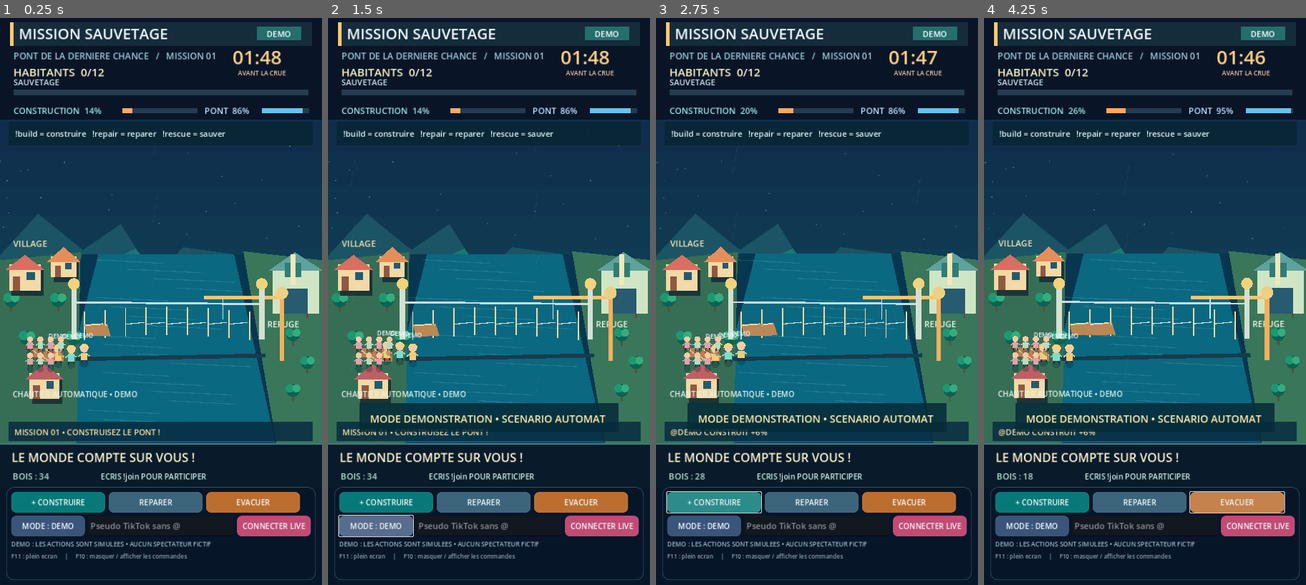
Above: before the commit, frames 1-4 (left to right).
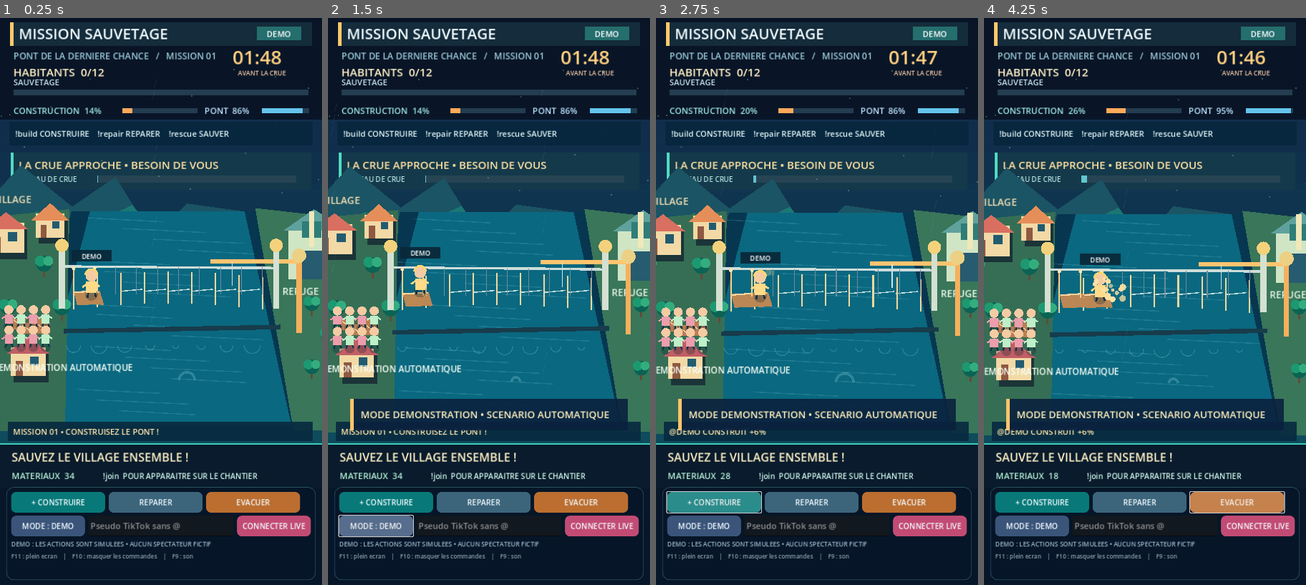
Above: after the commit, the same moments.

Repository: Hsergo/LIVE-BATTLES
Game: Godot game, scene res://main.tscn
Same seed, same stepped clock (60 frames per second), same inputs: the game is played once before the commit and once after it.
Inputs:
- Up to frame 1 (0.25 s): no input
- Up to frame 2 (1.5 s): click "MODE : DEMO" at 0.5 s; click "MODE : LIVE" at 1.25 s
- Up to frame 3 (2.75 s): click "+ CONSTRUIRE" at 2 s
- Up to frame 4 (4.25 s): click "REPARER" at 2.75 s; click "EVACUER" at 3.5 s

The runs differ from the first frame. In frame 1, 24% of the frame differs, in the area x 0-100%, y 8-96%; in frame 2, 26%; in frame 3, 26%; in frame 4, 26%, in the area x 0-100%, y 9-96%.

Commit message:
feat(rescue): camera immersive, grosses animations, eau montante, effets et design stream

Diff:
--- a/rescue/game/scripts/main.gd
+++ b/rescue/game/scripts/main.gd
@@ -37,6 +37,11 @@
 var last_progress := 0.0
 var last_saved := 0
 var last_strength := 0.0
+var fx: Array[Dictionary] = []
+var shake := 0.0
+var music: Node
+var live_auto_hide := false
+var hint_flash := 0.0
 
 func _ready() -> void:
 	randomize()
@@ -46,6 +51,8 @@
 	last_strength = float(state.get("strength"))
 	for i in range(32):
 		twinkle.append(Vector2(randf_range(0, WIDTH),randf_range(255,515)))
+	music = load("res://scripts/audio_fx.gd").new()
+	add_child(music)
 	_build_controls()
 	_open_socket()
 	set_process(true)
@@ -64,6 +71,13 @@
 	bridge_wave += d
 	ui_clock += d
 	flash = maxf(0,flash-d*2.0)
+	shake = maxf(0.0, shake-d*1.8)
+	for item in fx.duplicate():
+		item["time"] = float(item["time"])-d
+		item["pos"] = item["pos"]+item["velocity"]*d
+		item["velocity"] = item["velocity"]*0.96
+		if float(item["time"]) <= 0.0:
+			fx.erase(item)
 	banner_life = maxf(0,banner_life-d)
 	if helicopter_active:
 		helicopter_time += d
@@ -86,6 +100,9 @@
 		if int(e.get("id",0)) != last_event:
 			last_event = int(e.get("id",0))
 			var kind := str(e.get("kind",""))
+			_visual_event(e)
+			if music != null:
+				music.call("play_effect", kind)
 			if kind in ["gift","power"]:
 				helicopter_active = true
 				helicopter_time = 0.0
@@ -121,6 +138,10 @@
 		return
 	if str(packet.get("type","")) == "status":
 		status_tiktok = str(packet.get("message","")).substr(0,90)
+		if game_mode == "LIVE" and status_tiktok.begins_with("TIKTOK LIVE CONNECTE") and not live_auto_hide:
+			admin_visible = false
+			live_auto_hide = true
+			_update_controls()
 		return
 	if str(packet.get("type","")) != "event":
 		return
@@ -141,11 +162,13 @@
 func _switch_mode() -> void:
 	if game_mode == "DEMO":
 		game_mode = "LIVE"
+		live_auto_hide = false
 		state.call("configure",false)
 		banner = "MODE LIVE : AUCUN JOUEUR FICTIF"
 		banner_life = 3.0
 	else:
 		game_mode = "DEMO"
+		admin_visible = true
 		state.call("configure",true)
 		banner = "MODE DEMONSTRATION • SCENARIO AUTOMATIQUE"
 		banner_life = 3.0
@@ -237,7 +260,7 @@
 	status_label.autowrap_mode = TextServer.AUTOWRAP_WORD_SMART
 	stack.add_child(status_label)
 	var hint := Label.new()
-	hint.text = "F11 : plein ecran     |     F10 : masquer / afficher les commandes"
+	hint.text = "F11 : plein ecran    |    F10 : masquer les commandes    |    F9 : son"
 	hint.add_theme_font_size_override("font_size",13)
 	hint.add_theme_color_override("font_color",Color("#8c9dac"))
 	stack.add_child(hint)
@@ -261,6 +284,9 @@
 	if event.keycode == KEY_F10:
 		admin_visible = not admin_visible
 		_update_controls()
+	elif event.keycode == KEY_F9:
+		if music != null:
+			music.call("toggle_sound")
 	elif event.keycode == KEY_F11:
 		var window := get_window()
 		window.mode = Window.MODE_WINDOWED if window.mode == Window.MODE_FULLSCREEN else Window.MODE_FULLSCREEN
@@ -282,22 +308,31 @@
 func _draw() -> void:
 	_draw_base()
 	_draw_header()
-	draw_set_transform(Vector2(sin(clock*0.38)*3.0,cos(clock*0.22)*2.0),0.0,Vector2.ONE)
+	_draw_emergency_card()
+	var zoom := 1.14 + sin(clock*0.18)*0.013
+	var camera_pan := Vector2(
+		-50.0 + sin(clock*0.34)*2.6 + randf_range(-shake,shake)*11.0,
+		-169.0 + sin(clock*0.23)*2.2 + randf_range(-shake,shake)*8.0
+	)
+	draw_set_transform(camera_pan,0.0,Vector2(zoom,zoom))
 	_draw_landscape()
 	_draw_village()
 	_draw_bridge()
+	_draw_bridge_detail()
 	_draw_people()
 	_draw_weather()
+	_draw_fx()
 	draw_set_transform(Vector2.ZERO,0.0,Vector2.ONE)
 	_draw_scene_legend()
 	_draw_footer()
 	if banner_life > 0:
-		_rect(70,870,580,64,Color("#062b37dd"))
-		_text(banner,Vector2(94,914),23,Color("#ffecad"),false,532)
+		_rect(50,861,620,71,Color("#0a213de8"))
+		_rect(50,861,8,71,Color("#ffc56c"))
+		_text(banner,Vector2(73,904),22,Color("#fff0bc"),false,565)
 	if str(state.get("status")) == "RESULT":
 		_draw_result()
 	if flash > 0:
-		_rect(0,250,720,720,Color(1.0,0.62,0.33,flash*0.20))
+		_rect(0,250,720,720,Color(1.0,0.50,0.28,flash*0.22))
 
 func _draw_base() -> void:
 	_rect(0,0,720,1280,Color("#07162a"))
@@ -451,27 +486,33 @@
 	draw_circle(at+Vector2(0,21),width,Color(0.01,0.14,0.18,0.27))
 
 func _draw_people() -> void:
-	var rank: Array = []
-	# Le rendu des participants LIVE ne cree jamais de pseudo fictif.
+	var names: Array = []
 	if game_mode == "LIVE":
-		for user in state.get("participants").keys():
-			if rank.size() >= 6:
+		var members: Dictionary = state.get("participants")
+		for user in members.keys():
+			if names.size() >= 7:
 				break
-			rank.append(str(user))
-	elif game_mode == "DEMO":
-		rank = ["DEMO", "DEMO", "DEMO"]
-	for i in range(rank.size()):
-		var x := 130.0 + float(i%3)*29.0
-		var y := 757.0 + float(i/3)*33.0 + sin(clock*3.0+float(i))*4.0
-		var worker_color := Color("#f9ca77") if i%2 == 0 else Color("#82dbca")
-		_draw_person(Vector2(x,y),worker_color,0.95,true)
-		_text(str(rank[i]).substr(0,16),Vector2(x-32,y-36),14,Color("#eaf8f7"),true,64)
-	var waiting := maxi(0,int(state.get("target"))-int(state.get("saved"))-state.get("crossings").size())
-	for i in range(mini(7,waiting)):
-		var px := 67.0 + float(i%4)*23.0
-		var py := 735.0 + float(i/4)*36.0
-		_draw_person(Vector2(px,py),Color("#e1a3ad") if i%2==0 else Color("#b9dcc0"),0.75,false)
-	_text("OUVRIERS : " + str(state.get("participants").size()) if game_mode == "LIVE" else "CHANTIER AUTOMATIQUE • DEMO",Vector2(28,855),17,Color("#e2f2ed"))
+			names.append(str(user))
+	else:
+		names = ["DEMO"]
+	var progress: float = float(state.get("progress"))/100.0
+	var build_front := BRIDGE_LEFT+minf(progress,0.96)*(BRIDGE_RIGHT-BRIDGE_LEFT)
+	for i in range(names.size()):
+		var x := clampf(build_front-17.0-float(i%3)*27.0,BRIDGE_LEFT+10.0,BRIDGE_RIGHT-22.0)
+		var y := BRIDGE_Y-19.0+float(i/3)*4.0+sin(clock*3.2+float(i))*5.0
+		var color := Color("#ffdb87") if i%2==0 else Color("#7ef0cb")
+		_draw_person(Vector2(x,y),color,1.27,true)
+		var display_name := str(names[i]).substr(0,13)
+		_rect(x-39,y-65,79,22,Color("#092737eb"))
+		_text("@" + display_name if game_mode == "LIVE" else "DEMO",Vector2(x-36,y-48),13,Color("#ffffff"),true,73)
+	var crossings: Array = state.get("crossings")
+	var waiting := maxi(0,int(state.get("target"))-int(state.get("saved"))-crossings.size())
+	for j in range(mini(8,waiting)):
+		var px := 61.0 + float(j%4)*24.0
+		var py := 740.0 + float(j/4)*40.0
+		_draw_person(Vector2(px,py),Color("#ec9ead") if j%2==0 else Color("#bfefc9"),0.99,false)
+	var caption := "%d VRAIS CONSTRUCTEURS" % names.size() if game_mode=="LIVE" else "DEMONSTRATION AUTOMATIQUE"
+	_text(caption,Vector2(28,848),17,Color("#f7fff5"))
 
 func _draw_weather() -> void:
 	var stage := int(state.get("weather_stage"))
@@ -488,35 +529,32 @@
 			draw_line(Vector2(502,372),Vector2(542,405),Color("#f7f9df"),5)
 
 func _draw_scene_legend() -> void:
-	_rect(20,241,680,54,Color("#082533d7"))
+	_rect(21,242,678,53,Color("#06263dde"))
 	if str(state.get("status")) == "WAITING":
-		_text("EN ATTENTE : ECRIS !join DANS LES COMMENTAIRES",Vector2(34,275),18,Color("#fff1aa"))
+		_text("ECRIS !join DANS LE CHAT POUR DEMARRER !",Vector2(33,274),19,Color("#ffec9f"))
 	elif str(state.get("status")) == "RESULT":
-		_text("MISSION TERMINEE • NOUVELLE CARTE EN APPROCHE",Vector2(34,275),19,Color("#fff1aa"))
+		_text("SAUVETAGE TERMINE • NOUVELLE CRUE EN APPROCHE",Vector2(33,274),18,Color("#ffec9f"))
 	else:
-		_text("!build = construire   !repair = reparer   !rescue = sauver",Vector2(34,275),18,Color("#e0f5f6"))
+		_text("!build CONSTRUIRE    !repair REPARER    !rescue SAUVER",Vector2(34,275),18,Color("#e0f5f6"))
 	var events: Array = state.get("events")
 	if events.size() > 0:
 		var latest: Dictionary = events[0]
-		if float(latest.get("life",0)) > 0:
-			_rect(19,912,681,43,Color("#082b40da"))
-			_text(str(latest.get("message","")),Vector2(32,942),18,Color("#ffdf9e"),false,656)
+		if float(latest.get("life",0)) > 0.0:
+			_rect(18,912,682,43,Color("#082b40ef"))
+			_text(str(latest.get("message","")).substr(0,65),Vector2(29,941),18,Color("#ffe5aa"),false,655)
 
 func _draw_footer() -> void:
-	_rect(0,961,720,100,Color("#091b2b"))
-	draw_line(Vector2(0,962),Vector2(720,962),Color("#427983"),3)
-	_text("LE MONDE COMPTE SUR VOUS !",Vector2(26,1002),27,Color("#fff0cd"))
-	var materials := int(state.get("wood"))
-	_text("BOIS : %d" % materials,Vector2(28,1041),19,Color("#b4e3cb"))
-	var rank: Array = state.get("ranking").call(3) if false else []
-	var players: Array = state.get("contribution").keys()
-	players.sort_custom(func(a,b):return int(state.get("contribution")[a]) > int(state.get("contribution")[b]))
-	for i in range(mini(2,players.size())):
-		rank.append("@" + str(players[i]).substr(0,9))
+	_rect(0,961,720,100,Color("#091b2c"))
+	draw_line(Vector2(0,962),Vector2(720,962),Color("#43cab9"),3)
+	var seconds := int(ceil(float(state.get("seconds"))))
+	var urgent := seconds <= 32 and str(state.get("status"))=="RUNNING"
+	_text("DERNIERES SECONDES ! AGIS !" if urgent else "SAUVEZ LE VILLAGE ENSEMBLE !",Vector2(26,1001),26,Color("#ffba93") if urgent else Color("#fff1c6"))
+	_text("MATERIAUX  %d" % int(state.get("wood")),Vector2(26,1040),19,Color("#b5f0d6"))
+	var rank: Array[String] = state.call("ranking",2)
 	if not rank.is_empty():
-		_text("TOP : " + " / ".join(rank),Vector2(210,1041),17,Color("#c9f5e7"))
+		_text("TOP  " + "   /   ".join(rank),Vector2(242,1040),17,Color("#cff7ec"),false,450)
 	else:
-		_text("ECRIS !join POUR PARTICIPER",Vector2(225,1041),17,Color("#c9f5e7"))
+		_text("!join  POUR APPARAITRE SUR LE CHANTIER",Vector2(230,1040),17,Color("#cff7ec"))
 
 func _draw_result() -> void:
 	_rect(42,342,636,463,Color("#06192af3"))
@@ -548,3 +586,89 @@
 		var rad := radius if i%2==0 else radius*0.44
 		points.append(center+Vector2(cos(angle),sin(angle))*rad)
 	_poly(points,color)
+
+func _visual_event(event: Dictionary) -> void:
+	var kind := str(event.get("kind",""))
+	var focus := Vector2(BRIDGE_LEFT+float(state.get("progress"))/100.0*(BRIDGE_RIGHT-BRIDGE_LEFT),BRIDGE_Y-8)
+	var tint := Color("#ffe08a")
+	var count := 0
+	match kind:
+		"build":
+			count = 14
+			tint = Color("#ffe0a3")
+		"repair":
+			count = 15
+			tint = Color("#85ffcd")
+		"gift", "power":
+			count = 30
+			tint = Color("#f5d581")
+		"success":
+			count = 34
+			tint = Color("#98ffda")
+		"danger":
+			count = 35
+			tint = Color("#fc7676")
+			shake = 0.5
+		"join":
+			count = 14
+			tint = Color("#c6eaff")
+		_:
+			return
+	if kind == "success":
+		focus = Vector2(560,BRIDGE_Y-23)
+	if kind == "danger":
+		focus = Vector2(385,BRIDGE_Y+20)
+	for i in range(count):
+		if fx.size() >= 135:
+			fx.pop_front()
+		fx.append({
+			"pos":focus+Vector2(randf_range(-28,28),randf_range(-22,25)),
+			"velocity":Vector2(randf_range(-100,100),randf_range(-160,-50)),
+			"time":randf_range(0.40,0.90),
+			"size":randf_range(2.5,6.5),
+			"color":tint
+		})
+
+func _draw_fx() -> void:
+	for item in fx:
+		var alpha := clampf(float(item["time"])*1.6,0.0,1.0)
+		var color: Color = item["color"]
+		color.a = alpha
+		draw_circle(item["pos"],float(item["size"]),color)
+		draw_line(item["pos"],item["pos"]+Vector2(0,8),Color(color.r,color.g,color.b,alpha*0.27),1.5)
+
+func _draw_emergency_card() -> void:
+	var seconds := int(ceil(float(state.get("seconds"))))
+	var level := float(state.get("flood_level"))
+	var warning := seconds <= 35 and str(state.get("status"))=="RUNNING"
+	var card := Color("#491f2bdc") if warning else Color("#153a4add")
+	_rect(24,310,672,83,card)
+	_rect(24,310,7,83,Color("#ff8264") if warning else Color("#51d9c3"))
+	_text("URGENCE : L'EAU MONTE !" if warning else "LA CRUE APPROCHE • BESOIN DE VOUS",Vector2(42,347),24,Color("#ffe1a0"))
+	_text("NIVEAU DE CRUE",Vector2(43,376),16,Color("#afdddf"))
+	_rect(218,362,445,15,Color("#264453"))
+	_rect(218,362,445*level,15,Color("#fa7e68") if warning else Color("#62c5cf"))
+	if str(state.get("status"))=="RUNNING" and int(state.get("weather_stage"))>0:
+		_text("TEMPETE %d/3" % int(state.get("weather_stage")),Vector2(505,347),17,Color("#ffb9ad"))
+
+func _draw_bridge_detail() -> void:
+	var completion := float(state.get("progress"))/100.0
+	var passed := BRIDGE_LEFT+(BRIDGE_RIGHT-BRIDGE_LEFT)*completion
+	# Eclairage chaleureux du pont et cordages en perspective.
+	draw_line(Vector2(BRIDGE_LEFT-18,BRIDGE_Y-48),Vector2(BRIDGE_RIGHT+18,BRIDGE_Y-47),Color("#cfded7"),3.1)
+	for i in range(10):
+		var x := BRIDGE_LEFT+float(i)*((BRIDGE_RIGHT-BRIDGE_LEFT)/9.0)
+		var built := x <= passed
+		var rail_color := Color("#ffcf81") if built else Color("#708c9d")
+		draw_line(Vector2(x,BRIDGE_Y-47),Vector2(x,BRIDGE_Y+6),rail_color,3.0 if built else 1.5)
+		if built:
+			draw_circle(Vector2(x,BRIDGE_Y-45),3.4,Color("#ffe8ab"))
+	# Eclaboussures sous les supports.
+	for i in range(8):
+		var x := BRIDGE_LEFT+float(i)*50.0
+		var ripple := 11.0+sin(clock*2.4+float(i))*5.0
+		draw_arc(Vector2(x,BRIDGE_Y+106),ripple,0.0,PI,13,Color(0.70,0.98,1.0,0.19),1.8)
+	# Une vague gagne du terrain a mesure que le chrono avance.
+	var flood := float(state.get("flood_level"))
+	var swell := 12.0+flood*48.0+sin(clock*2.7)*5.0
+	draw_arc(Vector2(410,BRIDGE_Y+174-flood*52.0),swell,PI,TAU,25,Color(0.76,0.98,1.0,0.20+flood*0.32),5.0)
